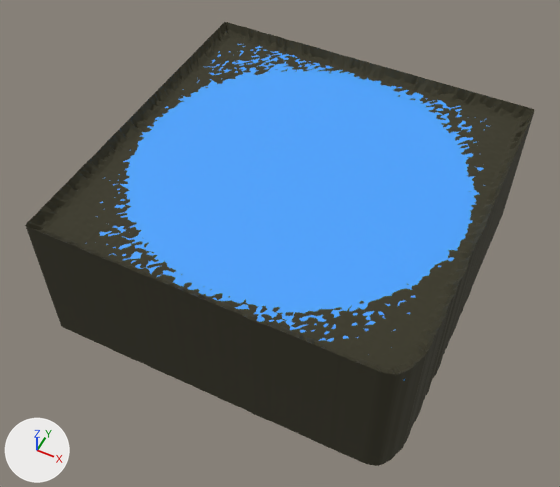
What one commit did to the glTF model Assets/gltf/OwnExports/Ocean.glb.
Both versions are drawn from a 50 mm lens placed at (1775.0, -3850.0, 3948.0), pointed at (-98.0, -104.0, -735.0). Lighting does not change. The marker at lower left points along +X, +Y and +Z. Where no turn or scale is listed for an object, it has been applied to the vertices.

Objects in the first picture: 'Floor', 'Surface'.
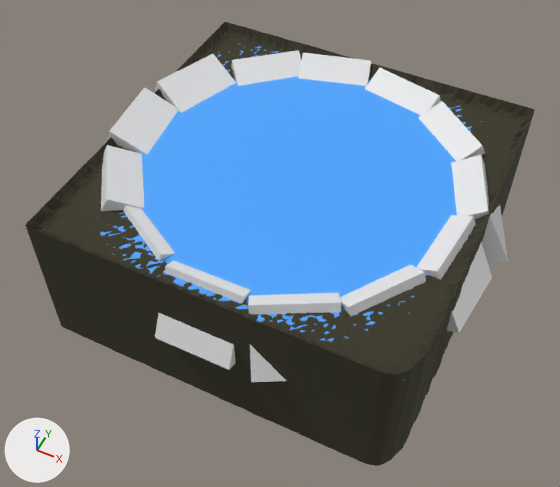
Location of each change, (x1, y1, x2, y2) in pixels of the pictures (560 x 487 px):
'Cube.003', added: after (416, 215, 492, 333)
'Cube', added: after (155, 261, 251, 370)
'Cube.004', added: after (451, 155, 508, 265)
'Cube.010', added: after (104, 87, 178, 154)
'Cube.009', added: after (154, 54, 236, 113)
'Cube.001', added: after (248, 293, 341, 382)
'Cube.011', added: after (101, 145, 144, 211)
'Cube.005', added: after (418, 101, 485, 161)
'Cube.002', added: after (340, 265, 426, 316)
'Cube.007', added: after (298, 53, 371, 86)
'Cube.008', added: after (231, 50, 301, 86)
'Cube.006', added: after (365, 68, 441, 115)
'Cube.012', added: after (123, 205, 175, 261)

The change, as a list of edits to the scene's bpy script:
```text
Add me_cube_013:
    me_cube_013.from_pydata([(-422.0, -146.0, -149.0), (-300.0, 67.0, 357.0), (-201.0, 228.0, -359.0), (-79.0, 440.0, 147.0), (79.0, -440.0, -147.0), (201.0, -228.0, 359.0), (300.0, -67.0, -357.0), (422.0, 146.0, 149.0)], [], [(0, 1, 3), (0, 3, 2), (2, 3, 7), (2, 7, 6), (6, 7, 5), (6, 5, 4), (4, 5, 1), (4, 1, 0), (2, 6, 4), (2, 4, 0), (7, 3, 1), (7, 1, 5)])
Add me_cube_012:
    me_cube_012.from_pydata([(-565.0, -38.0, -78.0), (-365.0, 104.0, 428.0), (35.0, 375.0, -431.0), (235.0, 516.0, 75.0), (-235.0, -516.0, -75.0), (-35.0, -375.0, 431.0), (365.0, -104.0, -428.0), (565.0, 38.0, 78.0)], [], [(0, 1, 3), (0, 3, 2), (2, 3, 7), (2, 7, 6), (6, 7, 5), (6, 5, 4), (4, 5, 1), (4, 1, 0), (2, 6, 4), (2, 4, 0), (7, 3, 1), (7, 1, 5)])
Add me_cube_011:
    me_cube_011.from_pydata([(-566.0, 229.0, -54.0), (-323.0, 259.0, 452.0), (258.0, 319.0, -455.0), (501.0, 348.0, 51.0), (-501.0, -348.0, -51.0), (-258.0, -319.0, 455.0), (323.0, -259.0, -452.0), (566.0, -229.0, 54.0)], [], [(0, 1, 3), (0, 3, 2), (2, 3, 7), (2, 7, 6), (6, 7, 5), (6, 5, 4), (4, 5, 1), (4, 1, 0), (2, 6, 4), (2, 4, 0), (7, 3, 1), (7, 1, 5)])
Add me_cube_010:
    me_cube_010.from_pydata([(-398.0, 462.0, -54.0), (-169.0, 378.0, 452.0), (376.0, 165.0, -455.0), (605.0, 81.0, 51.0), (-605.0, -81.0, -51.0), (-376.0, -165.0, 455.0), (169.0, -378.0, -452.0), (398.0, -462.0, 54.0)], [], [(0, 1, 3), (0, 3, 2), (2, 3, 7), (2, 7, 6), (6, 7, 5), (6, 5, 4), (4, 5, 1), (4, 1, 0), (2, 6, 4), (2, 4, 0), (7, 3, 1), (7, 1, 5)])
Add me_cube_009:
    me_cube_009.from_pydata([(-81.0, 537.0, -91.0), (81.0, 354.0, 415.0), (359.0, 27.0, -417.0), (521.0, -157.0, 89.0), (-521.0, 157.0, -89.0), (-359.0, -27.0, 417.0), (-81.0, -354.0, -415.0), (81.0, -537.0, 91.0)], [], [(0, 1, 3), (0, 3, 2), (2, 3, 7), (2, 7, 6), (6, 7, 5), (6, 5, 4), (4, 5, 1), (4, 1, 0), (2, 6, 4), (2, 4, 0), (7, 3, 1), (7, 1, 5)])
Add me_cube_008:
    me_cube_008.from_pydata([(159.0, 519.0, -91.0), (226.0, 284.0, 415.0), (335.0, -131.0, -417.0), (402.0, -367.0, 89.0), (-402.0, 367.0, -89.0), (-335.0, 131.0, 417.0), (-226.0, -284.0, -415.0), (-159.0, -519.0, 91.0)], [], [(0, 1, 3), (0, 3, 2), (2, 3, 7), (2, 7, 6), (6, 7, 5), (6, 5, 4), (4, 5, 1), (4, 1, 0), (2, 6, 4), (2, 4, 0), (7, 3, 1), (7, 1, 5)])
Add me_cube_007:
    me_cube_007.from_pydata([(383.0, 367.0, -99.0), (330.0, 128.0, 407.0), (236.0, -259.0, -410.0), (183.0, -498.0, 96.0), (-183.0, 498.0, -96.0), (-236.0, 259.0, 410.0), (-330.0, -128.0, -407.0), (-383.0, -367.0, 99.0)], [], [(0, 1, 3), (0, 3, 2), (2, 3, 7), (2, 7, 6), (6, 7, 5), (6, 5, 4), (4, 5, 1), (4, 1, 0), (2, 6, 4), (2, 4, 0), (7, 3, 1), (7, 1, 5)])
Add me_cube_006:
    me_cube_006.from_pydata([(508.0, 151.0, -99.0), (352.0, -37.0, 407.0), (91.0, -339.0, -410.0), (-65.0, -527.0, 96.0), (65.0, 527.0, -96.0), (-91.0, 339.0, 410.0), (-352.0, 37.0, -407.0), (-508.0, -151.0, 99.0)], [], [(0, 1, 3), (0, 3, 2), (2, 3, 7), (2, 7, 6), (6, 7, 5), (6, 5, 4), (4, 5, 1), (4, 1, 0), (2, 6, 4), (2, 4, 0), (7, 3, 1), (7, 1, 5)])
Add me_cube_004:
    me_cube_004.from_pydata([(359.0, -330.0, -124.0), (116.0, -307.0, 382.0), (-178.0, -271.0, -385.0), (-422.0, -247.0, 121.0), (422.0, 247.0, -121.0), (178.0, 271.0, 385.0), (-116.0, 307.0, -382.0), (-359.0, 330.0, 124.0)], [], [(0, 1, 3), (0, 3, 2), (2, 3, 7), (2, 7, 6), (6, 7, 5), (6, 5, 4), (4, 5, 1), (4, 1, 0), (2, 6, 4), (2, 4, 0), (7, 3, 1), (7, 1, 5)])
Add me_cube_003:
    me_cube_003.from_pydata([(148.0, -453.0, -131.0), (-56.0, -316.0, 375.0), (-273.0, -163.0, -378.0), (-476.0, -26.0, 128.0), (476.0, 26.0, -128.0), (273.0, 163.0, 378.0), (56.0, 316.0, -375.0), (-148.0, 453.0, 131.0)], [], [(0, 1, 3), (0, 3, 2), (2, 3, 7), (2, 7, 6), (6, 7, 5), (6, 5, 4), (4, 5, 1), (4, 1, 0), (2, 6, 4), (2, 4, 0), (7, 3, 1), (7, 1, 5)])
Add me_cube_002:
    me_cube_002.from_pydata([(-80.0, -462.0, -135.0), (-199.0, -247.0, 371.0), (-313.0, -28.0, -373.0), (-431.0, 186.0, 133.0), (431.0, -186.0, -133.0), (313.0, 28.0, 373.0), (199.0, 247.0, -371.0), (80.0, 462.0, 135.0)], [], [(0, 1, 3), (0, 3, 2), (2, 3, 7), (2, 7, 6), (6, 7, 5), (6, 5, 4), (4, 5, 1), (4, 1, 0), (2, 6, 4), (2, 4, 0), (7, 3, 1), (7, 1, 5)])
Add me_cube_001:
    me_cube_001.from_pydata([(-290.0, -340.0, -149.0), (-292.0, -95.0, 357.0), (-289.0, 94.0, -359.0), (-292.0, 339.0, 147.0), (292.0, -339.0, -147.0), (289.0, -94.0, 359.0), (292.0, 95.0, -357.0), (290.0, 340.0, 149.0)], [], [(0, 1, 3), (0, 3, 2), (2, 3, 7), (2, 7, 6), (6, 7, 5), (6, 5, 4), (4, 5, 1), (4, 1, 0), (2, 6, 4), (2, 4, 0), (7, 3, 1), (7, 1, 5)])
Add ob_cube_012:
    ob_cube_012 = bpy.data.objects.new('Cube.012', me_cube_013)
    ob_cube_012.location = (-648.0, -947.0, -310.0)
Add ob_cube_011:
    ob_cube_011 = bpy.data.objects.new('Cube.011', me_cube_012)
    ob_cube_011.location = (-987.0, -585.0, -310.0)
Add ob_cube_010:
    ob_cube_010 = bpy.data.objects.new('Cube.010', me_cube_011)
    ob_cube_010.location = (-1146.0, -48.0, -310.0)
Add ob_cube_009:
    ob_cube_009 = bpy.data.objects.new('Cube.009', me_cube_010)
    ob_cube_009.location = (-1041.0, 482.0, -310.0)
Add ob_cube_008:
    ob_cube_008 = bpy.data.objects.new('Cube.008', me_cube_009)
    ob_cube_008.location = (-688.0, 918.0, -310.0)
Add ob_cube_007:
    ob_cube_007 = bpy.data.objects.new('Cube.007', me_cube_008)
    ob_cube_007.location = (-224.0, 1125.0, -310.0)
Add ob_cube_006:
    ob_cube_006 = bpy.data.objects.new('Cube.006', me_cube_007)
    ob_cube_006.location = (336.0, 1097.0, -310.0)
Add ob_cube_005:
    ob_cube_005 = bpy.data.objects.new('Cube.005', me_cube_006)
    ob_cube_005.location = (800.0, 822.0, -310.0)
Add ob_cube_004:
    ob_cube_004 = bpy.data.objects.new('Cube.004', me_cube_005)  # a box spanning x -0.5..0.5, y -0.5..0.5, z -0.5..0.5
    ob_cube_004.parent = ob_floor
    ob_cube_004.location = (1094.0, 344.4, -310.4)
    ob_cube_004.rotation_euler = (-2.691, 0.00496, -1.197)  # degrees (-154, 0.3, -69)
    ob_cube_004.scale = (-581.0, -706.0, -562.0)
Add ob_cube_003:
    ob_cube_003 = bpy.data.objects.new('Cube.003', me_cube_004)
    ob_cube_003.location = (1129.0, -202.0, -310.0)
Add ob_cube_002:
    ob_cube_002 = bpy.data.objects.new('Cube.002', me_cube_003)
    ob_cube_002.location = (899.0, -713.0, -310.0)
Add ob_cube_001:
    ob_cube_001 = bpy.data.objects.new('Cube.001', me_cube_002)
    ob_cube_001.location = (473.0, -1045.0, -310.0)
Add ob_cube:
    ob_cube = bpy.data.objects.new('Cube', me_cube_001)
    ob_cube.location = (-78.0, -1145.0, -310.0)
```
